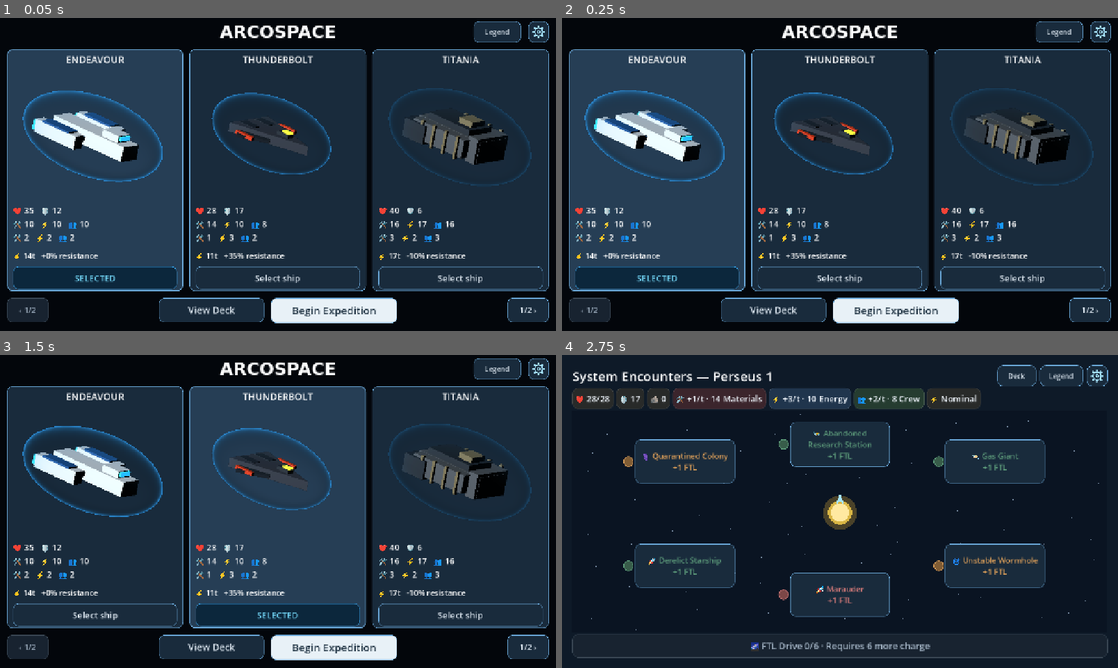
Above: before the commit, frames 1-4 (two rows, left to right).
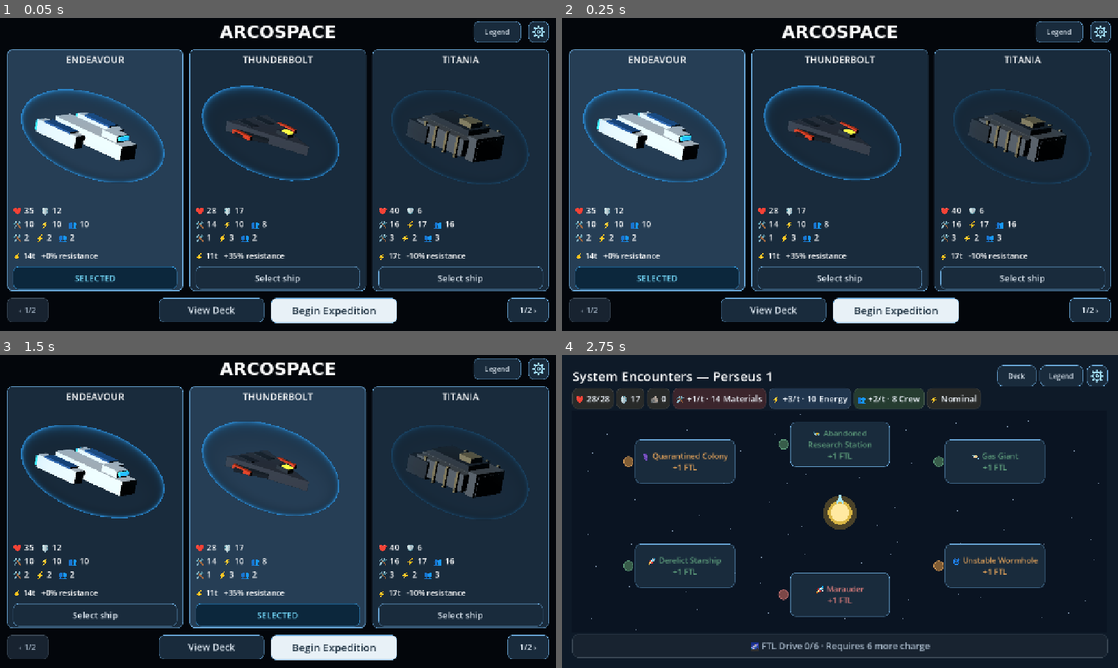
Above: after the commit, the same moments.

Repository: RPGMaster2000/arcospace
Game: Godot game, scene res://scenes/battle_setup.tscn
Same seed, same stepped clock (60 frames per second), same inputs: the game is played once before the commit and once after it. Sound files missing from this copy of the repository are replaced by a short silence.
Inputs:
- Up to frame 1 (0.05 s): no input
- Up to frame 2 (0.25 s): no input
- Up to frame 3 (1.5 s): click "SELECTED" at 0.5 s; click "Select ship" at 1.25 s
- Up to frame 4 (2.75 s): click "Begin Expedition" at 2 s

The runs differ from the first frame. In frame 1, 3.0% of the frame differs, in the area x 3-96%, y 21-54%; in frame 2, 3.1%; in frame 3, 2.9%; in frame 4, nothing differs.

Commit message:
Normalize combat shield footprints and keep ship geometry enclosed

Diff:
--- a/scenes/battlefield_3d.tscn
+++ b/scenes/battlefield_3d.tscn
@@ -66,10 +66,10 @@
 shadow_enabled = false
 
 [node name="PlayerShip" parent="." unique_id=2061140808 instance=ExtResource("Ship")]
-transform = Transform3D(1, 0, 0, 0, 1, 0, 0, 0, 1, -2.83, -0.24, 0)
+transform = Transform3D(1.09787035, 0, 0, 0, 1.09787035, 0, 0, 0, 1.09787035, -2.82999992, -0.239999995, 0)
 
 [node name="Body" parent="PlayerShip" index="0"]
-transform = Transform3D(0.99680173, 0.07991469, 0, -0.07506968, 0.93636835, -0.3428978, -0.02740257, 0.34180114, 0.9393727, 0, 0, 0)
+transform = Transform3D(0.813471258, 0.065216884, 0, -0.0612629615, 0.764152706, -0.279832482, -0.0223627258, 0.278937519, 0.766604483, 0, -0.022759743, 0)
 
 [node name="OmniLight3D" type="OmniLight3D" parent="PlayerShip/Body" index="0" unique_id=634081639]
 transform = Transform3D(0.8368925, 0.5287812, -0.14142606, -0.1681116, 0.49419263, 0.85294306, 0.520912, -0.69004637, 0.50248045, -1.562109, -0.05129224, -0.026351418)
@@ -90,10 +90,10 @@
 transform = Transform3D(2.346569, 0.053582806, 0, -0.12693506, 0.99055177, 0, 0, 0, 1.671, 0, -0.12374891, 0)
 
 [node name="EnemyShip" parent="." unique_id=2100820454 instance=ExtResource("Ship")]
-transform = Transform3D(-1, 0, -8.742278e-08, 0, 1, 0, 8.742278e-08, 0, -1, 3.8274782, -0.24, 0)
+transform = Transform3D(-1.0961628, 0, -1.65515985e-07, 0, 1.0961628, 0, 1.65515985e-07, 0, -1.0961628, 3.82747817, -0.239999995, 0)
 
 [node name="Body" parent="EnemyShip" index="0"]
-transform = Transform3D(0.9968017, 0.079914734, 3.3954919e-09, -0.076155856, 0.9499159, 0.30308396, 0.024220878, -0.30211458, 0.9529637, 0, 0, 0)
+transform = Transform3D(0.635182738, 0.0509233288, 2.16367813e-09, -0.0485280938, 0.605306149, 0.193131402, 0.0154340472, -0.192513689, 0.607248306, 0, -0.0273872241, 0)
 
 [node name="Hull" parent="EnemyShip/Body" index="0"]
 material_override = SubResource("EnemyMaterial")
--- a/scenes/battlefield_asteroid_belt.tscn
+++ b/scenes/battlefield_asteroid_belt.tscn
@@ -78,10 +78,10 @@
 shadow_enabled = false
 
 [node name="PlayerShip" parent="." unique_id=2061140808 instance=ExtResource("Ship")]
-transform = Transform3D(1, 0, 0, 0, 1, 0, 0, 0, 1, -2.83, -0.24, 0)
+transform = Transform3D(1.09787035, 0, 0, 0, 1.09787035, 0, 0, 0, 1.09787035, -2.82999992, -0.239999995, 0)
 
 [node name="Body" parent="PlayerShip" index="0"]
-transform = Transform3D(0.99680173, 0.07991469, 0, -0.07506968, 0.93636835, -0.3428978, -0.02740257, 0.34180114, 0.9393727, 0, 0, 0)
+transform = Transform3D(0.813471258, 0.065216884, 0, -0.0612629615, 0.764152706, -0.279832482, -0.0223627258, 0.278937519, 0.766604483, 0, -0.022759743, 0)
 
 [node name="OmniLight3D" type="OmniLight3D" parent="PlayerShip/Body" index="0" unique_id=634081639]
 transform = Transform3D(0.8368925, 0.5287812, -0.14142606, -0.1681116, 0.49419263, 0.85294306, 0.520912, -0.69004637, 0.50248045, -1.562109, -0.05129224, -0.026351418)
@@ -102,10 +102,10 @@
 transform = Transform3D(2.346569, 0.053582806, 0, -0.12693506, 0.99055177, 0, 0, 0, 1.671, 0, -0.12374891, 0)
 
 [node name="EnemyShip" parent="." unique_id=2100820454 instance=ExtResource("Ship")]
-transform = Transform3D(-1, 0, -8.742278e-08, 0, 1, 0, 8.742278e-08, 0, -1, 3.8274782, -0.24, 0)
+transform = Transform3D(-1.0961628, 0, -1.65515985e-07, 0, 1.0961628, 0, 1.65515985e-07, 0, -1.0961628, 3.82747817, -0.239999995, 0)
 
 [node name="Body" parent="EnemyShip" index="0"]
-transform = Transform3D(0.9968017, 0.079914734, 3.3954919e-09, -0.076155856, 0.9499159, 0.30308396, 0.024220878, -0.30211458, 0.9529637, 0, 0, 0)
+transform = Transform3D(0.635182738, 0.0509233288, 2.16367813e-09, -0.0485280938, 0.605306149, 0.193131402, 0.0154340472, -0.192513689, 0.607248306, 0, -0.0273872241, 0)
 
 [node name="Hull" parent="EnemyShip/Body" index="0"]
 material_override = SubResource("EnemyMaterial")
--- a/scenes/battlefield_ion_storm.tscn
+++ b/scenes/battlefield_ion_storm.tscn
@@ -66,10 +66,10 @@
 shadow_enabled = false
 
 [node name="PlayerShip" parent="." unique_id=2061140808 instance=ExtResource("Ship")]
-transform = Transform3D(1, 0, 0, 0, 1, 0, 0, 0, 1, -2.83, -0.24, 0)
+transform = Transform3D(1.09787035, 0, 0, 0, 1.09787035, 0, 0, 0, 1.09787035, -2.82999992, -0.239999995, 0)
 
 [node name="Body" parent="PlayerShip" index="0"]
-transform = Transform3D(0.99680173, 0.07991469, 0, -0.07506968, 0.93636835, -0.3428978, -0.02740257, 0.34180114, 0.9393727, 0, 0, 0)
+transform = Transform3D(0.813471258, 0.065216884, 0, -0.0612629615, 0.764152706, -0.279832482, -0.0223627258, 0.278937519, 0.766604483, 0, -0.022759743, 0)
 
 [node name="OmniLight3D" type="OmniLight3D" parent="PlayerShip/Body" index="0" unique_id=634081639]
 transform = Transform3D(0.8368925, 0.5287812, -0.14142606, -0.1681116, 0.49419263, 0.85294306, 0.520912, -0.69004637, 0.50248045, -1.562109, -0.05129224, -0.026351418)
@@ -90,10 +90,10 @@
 transform = Transform3D(2.346569, 0.053582806, 0, -0.12693506, 0.99055177, 0, 0, 0, 1.671, 0, -0.12374891, 0)
 
 [node name="EnemyShip" parent="." unique_id=2100820454 instance=ExtResource("Ship")]
-transform = Transform3D(-1, 0, -8.742278e-08, 0, 1, 0, 8.742278e-08, 0, -1, 3.8274782, -0.24, 0)
+transform = Transform3D(-1.0961628, 0, -1.65515985e-07, 0, 1.0961628, 0, 1.65515985e-07, 0, -1.0961628, 3.82747817, -0.239999995, 0)
 
 [node name="Body" parent="EnemyShip" index="0"]
-transform = Transform3D(0.9968017, 0.079914734, 3.3954919e-09, -0.076155856, 0.9499159, 0.30308396, 0.024220878, -0.30211458, 0.9529637, 0, 0, 0)
+transform = Transform3D(0.635182738, 0.0509233288, 2.16367813e-09, -0.0485280938, 0.605306149, 0.193131402, 0.0154340472, -0.192513689, 0.607248306, 0, -0.0273872241, 0)
 
 [node name="Hull" parent="EnemyShip/Body" index="0"]
 material_override = SubResource("EnemyMaterial")
--- a/scenes/battlefield_nebula.tscn
+++ b/scenes/battlefield_nebula.tscn
@@ -66,10 +66,10 @@
 shadow_enabled = false
 
 [node name="PlayerShip" parent="." unique_id=2061140808 instance=ExtResource("Ship")]
-transform = Transform3D(1, 0, 0, 0, 1, 0, 0, 0, 1, -2.83, -0.24, 0)
+transform = Transform3D(1.09787035, 0, 0, 0, 1.09787035, 0, 0, 0, 1.09787035, -2.82999992, -0.239999995, 0)
 
 [node name="Body" parent="PlayerShip" index="0"]
-transform = Transform3D(0.99680173, 0.07991469, 0, -0.07506968, 0.93636835, -0.3428978, -0.02740257, 0.34180114, 0.9393727, 0, 0, 0)
+transform = Transform3D(0.813471258, 0.065216884, 0, -0.0612629615, 0.764152706, -0.279832482, -0.0223627258, 0.278937519, 0.766604483, 0, -0.022759743, 0)
 
 [node name="OmniLight3D" type="OmniLight3D" parent="PlayerShip/Body" index="0" unique_id=634081639]
 transform = Transform3D(0.8368925, 0.5287812, -0.14142606, -0.1681116, 0.49419263, 0.85294306, 0.520912, -0.69004637, 0.50248045, -1.562109, -0.05129224, -0.026351418)
@@ -90,10 +90,10 @@
 transform = Transform3D(2.346569, 0.053582806, 0, -0.12693506, 0.99055177, 0, 0, 0, 1.671, 0, -0.12374891, 0)
 
 [node name="EnemyShip" parent="." unique_id=2100820454 instance=ExtResource("Ship")]
-transform = Transform3D(-1, 0, -8.742278e-08, 0, 1, 0, 8.742278e-08, 0, -1, 3.8274782, -0.24, 0)
+transform = Transform3D(-1.0961628, 0, -1.65515985e-07, 0, 1.0961628, 0, 1.65515985e-07, 0, -1.0961628, 3.82747817, -0.239999995, 0)
 
 [node name="Body" parent="EnemyShip" index="0"]
-transform = Transform3D(0.9968017, 0.079914734, 3.3954919e-09, -0.076155856, 0.9499159, 0.30308396, 0.024220878, -0.30211458, 0.9529637, 0, 0, 0)
+transform = Transform3D(0.635182738, 0.0509233288, 2.16367813e-09, -0.0485280938, 0.605306149, 0.193131402, 0.0154340472, -0.192513689, 0.607248306, 0, -0.0273872241, 0)
 
 [node name="Hull" parent="EnemyShip/Body" index="0"]
 material_override = SubResource("EnemyMaterial")
--- a/scenes/battlefield_planetary_orbit.tscn
+++ b/scenes/battlefield_planetary_orbit.tscn
@@ -80,10 +80,10 @@
 shadow_enabled = false
 
 [node name="PlayerShip" parent="." unique_id=2061140808 instance=ExtResource("Ship")]
-transform = Transform3D(1, 0, 0, 0, 1, 0, 0, 0, 1, -2.83, -0.24, 0)
+transform = Transform3D(1.09787035, 0, 0, 0, 1.09787035, 0, 0, 0, 1.09787035, -2.82999992, -0.239999995, 0)
 
 [node name="Body" parent="PlayerShip" index="0"]
-transform = Transform3D(0.99680173, 0.07991469, 0, -0.07506968, 0.93636835, -0.3428978, -0.02740257, 0.34180114, 0.9393727, 0, 0, 0)
+transform = Transform3D(0.813471258, 0.065216884, 0, -0.0612629615, 0.764152706, -0.279832482, -0.0223627258, 0.278937519, 0.766604483, 0, -0.022759743, 0)
 
 [node name="OmniLight3D" type="OmniLight3D" parent="PlayerShip/Body" index="0" unique_id=634081639]
 transform = Transform3D(0.8368925, 0.5287812, -0.14142606, -0.1681116, 0.49419263, 0.85294306, 0.520912, -0.69004637, 0.50248045, -1.562109, -0.05129224, -0.026351418)
@@ -104,10 +104,10 @@
 transform = Transform3D(2.346569, 0.053582806, 0, -0.12693506, 0.99055177, 0, 0, 0, 1.671, 0, -0.12374891, 0)
 
 [node name="EnemyShip" parent="." unique_id=2100820454 instance=ExtResource("Ship")]
-transform = Transform3D(-1, 0, -8.742278e-08, 0, 1, 0, 8.742278e-08, 0, -1, 3.8274782, -0.24, 0)
+transform = Transform3D(-1.0961628, 0, -1.65515985e-07, 0, 1.0961628, 0, 1.65515985e-07, 0, -1.0961628, 3.82747817, -0.239999995, 0)
 
 [node name="Body" parent="EnemyShip" index="0"]
-transform = Transform3D(0.9968017, 0.079914734, 3.3954919e-09, -0.076155856, 0.9499159, 0.30308396, 0.024220878, -0.30211458, 0.9529637, 0, 0, 0)
+transform = Transform3D(0.635182738, 0.0509233288, 2.16367813e-09, -0.0485280938, 0.605306149, 0.193131402, 0.0154340472, -0.192513689, 0.607248306, 0, -0.0273872241, 0)
 
 [node name="Hull" parent="EnemyShip/Body" index="0"]
 material_override = SubResource("EnemyMaterial")
--- a/scenes/battlefield_solar_flare.tscn
+++ b/scenes/battlefield_solar_flare.tscn
@@ -61,10 +61,10 @@
 shadow_enabled = false
 
 [node name="PlayerShip" parent="." unique_id=2061140808 instance=ExtResource("Ship")]
-transform = Transform3D(1, 0, 0, 0, 1, 0, 0, 0, 1, -2.83, -0.24, 0)
+transform = Transform3D(1.09787035, 0, 0, 0, 1.09787035, 0, 0, 0, 1.09787035, -2.82999992, -0.239999995, 0)
 
 [node name="Body" parent="PlayerShip" index="0"]
-transform = Transform3D(0.99680173, 0.07991469, 0, -0.07506968, 0.93636835, -0.3428978, -0.02740257, 0.34180114, 0.9393727, 0, 0, 0)
+transform = Transform3D(0.813471258, 0.065216884, 0, -0.0612629615, 0.764152706, -0.279832482, -0.0223627258, 0.278937519, 0.766604483, 0, -0.022759743, 0)
 
 [node name="OmniLight3D" type="OmniLight3D" parent="PlayerShip/Body" index="0" unique_id=634081639]
 transform = Transform3D(0.8368925, 0.5287812, -0.14142606, -0.1681116, 0.49419263, 0.85294306, 0.520912, -0.69004637, 0.50248045, -1.562109, -0.05129224, -0.026351418)
@@ -85,10 +85,10 @@
 transform = Transform3D(2.346569, 0.053582806, 0, -0.12693506, 0.99055177, 0, 0, 0, 1.671, 0, -0.12374891, 0)
 
 [node name="EnemyShip" parent="." unique_id=2100820454 instance=ExtResource("Ship")]
-transform = Transform3D(-1, 0, -8.742278e-08, 0, 1, 0, 8.742278e-08, 0, -1, 3.8274782, -0.24, 0)
+transform = Transform3D(-1.0961628, 0, -1.65515985e-07, 0, 1.0961628, 0, 1.65515985e-07, 0, -1.0961628, 3.82747817, -0.239999995, 0)
 
 [node name="Body" parent="EnemyShip" index="0"]
-transform = Transform3D(0.9968017, 0.079914734, 3.3954919e-09, -0.076155856, 0.9499159, 0.30308396, 0.024220878, -0.30211458, 0.9529637, 0, 0, 0)
+transform = Transform3D(0.635182738, 0.0509233288, 2.16367813e-09, -0.0485280938, 0.605306149, 0.193131402, 0.0154340472, -0.192513689, 0.607248306, 0, -0.0273872241, 0)
 
 [node name="Hull" parent="EnemyShip/Body" index="0"]
 material_override = SubResource("EnemyMaterial")
--- a/scenes/battlefield_temporal_rift.tscn
+++ b/scenes/battlefield_temporal_rift.tscn
@@ -68,7 +68,10 @@
 light_energy = 1.45
 
 [node name="PlayerShip" parent="." unique_id=2061140808 instance=ExtResource("Ship")]
-transform = Transform3D(1, 0, 0, 0, 1, 0, 0, 0, 1, -2.83, -0.24, 0)
+transform = Transform3D(1.09787035, 0, 0, 0, 1.09787035, 0, 0, 0, 1.09787035, -2.82999992, -0.239999995, 0)
+
+[node name="Body" parent="PlayerShip" index="0"]
+transform = Transform3D(0.813471258, 0.065216884, 0, -0.0612629615, 0.764152706, -0.279832482, -0.0223627258, 0.278937519, 0.766604483, 0, -0.022759743, 0)
 
 [node name="OmniLight3D" type="OmniLight3D" parent="PlayerShip/Body" parent_id_path=PackedInt32Array(2061140808, 1987582970) index="0" unique_id=634081639]
 transform = Transform3D(0.8368925, 0.5287812, -0.14142606, -0.1681116, 0.49419263, 0.85294306, 0.520912, -0.69004637, 0.50248045, -1.562109, -0.05129224, -0.026351418)
@@ -86,10 +89,10 @@
 transform = Transform3D(2.346569, 0.053582806, 0, -0.12693506, 0.99055177, 0, 0, 0, 1.671, 0, -0.12374891, 0)
 
 [node name="EnemyShip" parent="." unique_id=2100820454 instance=ExtResource("Ship")]
-transform = Transform3D(-1, 0, -8.742278e-08, 0, 1, 0, 8.742278e-08, 0, -1, 3.8274782, -0.24, 0)
+transform = Transform3D(-1.0961628, 0, -1.65515985e-07, 0, 1.0961628, 0, 1.65515985e-07, 0, -1.0961628, 3.82747817, -0.239999995, 0)
 
 [node name="Body" parent="EnemyShip" index="0" unique_id=1987582970]
-transform = Transform3D(0.9968017, 0.079914734, 3.3954919e-09, -0.076155856, 0.9499159, 0.30308396, 0.024220878, -0.30211458, 0.9529637, 0, 0, 0)
+transform = Transform3D(0.635182738, 0.0509233288, 2.16367813e-09, -0.0485280938, 0.605306149, 0.193131402, 0.0154340472, -0.192513689, 0.607248306, 0, -0.0273872241, 0)
 
 [node name="Hull" parent="EnemyShip/Body" index="0" unique_id=148778120]
 material_override = SubResource("EnemyMaterial")
--- a/scenes/ships/axiom_7.tscn
+++ b/scenes/ships/axiom_7.tscn
@@ -71,11 +71,12 @@
 rings = 16
 
 [node name="Ship" type="Node3D" unique_id=1954994508]
+transform = Transform3D(0.97568953, 0, 0, 0, 0.97568953, 0, 0, 0, 0.97568953, 0, 0, 0)
 script = ExtResource("1")
 pointed_hull = true
 
 [node name="Body" type="Node3D" parent="." unique_id=954770767]
-transform = Transform3D(0.99680173, -0.07991469, 0, 0.07506968, 0.93636835, 0.3428978, -0.02740257, -0.34180114, 0.9393727, 0, 0, 0)
+transform = Transform3D(0.768495381, -0.0616111159, 0, 0.0578758046, 0.721903563, 0.264360875, -0.0211263169, -0.263515383, 0.724219859, -0.0445586592, 0, 0)
 
 [node name="Details" type="Node3D" parent="Body" unique_id=408845663]
 
--- a/scenes/ships/callisto.tscn
+++ b/scenes/ships/callisto.tscn
@@ -117,10 +117,11 @@
 rings = 16
 
 [node name="Ship" type="Node3D" unique_id=1108647171]
+transform = Transform3D(1.0660485, 0, 0, 0, 1.0660485, 0, 0, 0, 1.0660485, 0, 0, 0)
 script = ExtResource("Controller")
 
 [node name="Body" type="Node3D" parent="." unique_id=1129343369]
-transform = Transform3D(0.99680173, -0.07991469, 0, 0.07506968, 0.93636835, 0.3428978, -0.02740257, -0.34180114, 0.9393727, 0, 0, 0)
+transform = Transform3D(0.956470549, -0.0766812935, 0, 0.0720323175, 0.898482323, 0.329023957, -0.0262938458, -0.327971667, 0.901365161, -0.00464830548, 0, 0)
 
 [node name="Details" type="Node3D" parent="Body" unique_id=594454132]
 
--- a/scenes/ships/endeavour.tscn
+++ b/scenes/ships/endeavour.tscn
@@ -90,10 +90,11 @@
 rings = 16
 
 [node name="Ship" type="Node3D" unique_id=21478598]
+transform = Transform3D(1.0246681, 0, 0, 0, 1.0246681, 0, 0, 0, 1.0246681, 0, 0, 0)
 script = ExtResource("Controller")
 
 [node name="Body" type="Node3D" parent="." unique_id=821551314]
-transform = Transform3D(0.99680173, -0.07991469, 0, 0.07506968, 0.93636835, 0.3428978, -0.02740257, -0.34180114, 0.9393727, 0, 0, 0)
+transform = Transform3D(0.931884587, -0.0747102052, 0, 0.0701807365, 0.875386894, 0.320566416, -0.0256179646, -0.319541186, 0.878195643, -0.00660792738, 0, 0)
 
 [node name="Details" type="Node3D" parent="Body" unique_id=1173936600]
 
--- a/scenes/ships/ganymede.tscn
+++ b/scenes/ships/ganymede.tscn
@@ -132,6 +132,7 @@
 rings = 16
 
 [node name="Ship" type="Node3D" unique_id=151611971]
+transform = Transform3D(0.930374086, 0, 0, 0, 0.930374086, 0, 0, 0, 0.930374086, 0, 0, 0)
 script = ExtResource("Controller")
 
 [node name="Body" type="Node3D" parent="." unique_id=991260896]
--- a/scenes/ships/hollow_choir.tscn
+++ b/scenes/ships/hollow_choir.tscn
@@ -110,10 +110,11 @@
 rings = 16
 
 [node name="Ship" type="Node3D" unique_id=233137012]
+transform = Transform3D(0.958545148, 0, 0, 0, 0.958545148, 0, 0, 0, 0.958545148, 0, 0, 0)
 script = ExtResource("1")
 
 [node name="Body" type="Node3D" parent="." unique_id=127587219]
-transform = Transform3D(0.99680173, -0.07991469, 0, 0.07506968, 0.93636835, 0.3428978, -0.02740257, -0.34180114, 0.9393727, 0, 0, 0)
+transform = Transform3D(0.852880478, -0.0683763623, 0, 0.0642308965, 0.801172674, 0.293389171, -0.0234461054, -0.292450845, 0.803743243, -0.0152089149, 0, 0)
 
 [node name="Details" type="Node3D" parent="Body" unique_id=1852536924]
 
--- a/scenes/ships/marauder_vanguard.tscn
+++ b/scenes/ships/marauder_vanguard.tscn
@@ -120,10 +120,11 @@
 rings = 16
 
 [node name="Ship" type="Node3D" unique_id=949643667]
+transform = Transform3D(0.918374598, 0, 0, 0, 0.918374598, 0, 0, 0, 0.918374598, 0, 0, 0)
 script = ExtResource("Controller")
 
 [node name="Body" type="Node3D" parent="." unique_id=1892618092]
-transform = Transform3D(0.99680173, -0.07991469, 0, 0.07506968, 0.93636835, 0.3428978, -0.02740257, -0.34180114, 0.9393727, 0, 0, 0)
+transform = Transform3D(0.860729337, -0.069005616, 0, 0.0648219958, 0.808545649, 0.296089172, -0.0236618724, -0.295142204, 0.811139882, 0, 0.0196121186, -0.00137393363)
 
 [node name="Details" type="Node3D" parent="Body" unique_id=1735753314]
 
--- a/scenes/ships/orion.tscn
+++ b/scenes/ships/orion.tscn
@@ -144,10 +144,11 @@
 rings = 16
 
 [node name="Ship" type="Node3D" unique_id=1675767874]
+transform = Transform3D(0.968283892, 0, 0, 0, 0.968283892, 0, 0, 0, 0.968283892, 0, 0, 0)
 script = ExtResource("Controller")
 
 [node name="Body" type="Node3D" parent="." unique_id=637243446]
-transform = Transform3D(0.99680173, -0.07991469, 0, 0.07506968, 0.93636835, 0.3428978, -0.02740257, -0.34180114, 0.9393727, 0, 0, 0)
+transform = Transform3D(0.900304198, -0.0721783787, 0, 0.0678023994, 0.845721245, 0.309702843, -0.0247498062, -0.308712363, 0.848434746, 0, 0.0206788629, -0.00720297545)
 
 [node name="Details" type="Node3D" parent="Body" unique_id=1688338557]
 
--- a/scenes/ships/rustjack.tscn
+++ b/scenes/ships/rustjack.tscn
@@ -74,10 +74,11 @@
 rings = 16
 
 [node name="Ship" type="Node3D" unique_id=1533693685]
+transform = Transform3D(0.950841129, 0, 0, 0, 0.950841129, 0, 0, 0, 0.950841129, 0, 0, 0)
 script = ExtResource("1")
 
 [node name="Body" type="Node3D" parent="." unique_id=1355455345]
-transform = Transform3D(0.99680173, -0.07991469, 0, 0.07506968, 0.93636835, 0.3428978, -0.02740257, -0.34180114, 0.9393727, 0, 0, 0)
+transform = Transform3D(0.890297174, -0.0713761002, 0, 0.0670487657, 0.836320877, 0.306260437, -0.0244747084, -0.305280954, 0.839004219, 0, 0.0169801265, 0.00751174241)
 
 [node name="Details" type="Node3D" parent="Body" unique_id=2111810936]
 
--- a/scenes/ships/sentinel_dreadnought.tscn
+++ b/scenes/ships/sentinel_dreadnought.tscn
@@ -153,6 +153,7 @@
 rings = 16
 
 [node name="Ship" type="Node3D" unique_id=1074605231]
+transform = Transform3D(0.775150716, 0, 0, 0, 0.775150716, 0, 0, 0, 0.775150716, 0, 0, 0)
 script = ExtResource("Controller")
 
 [node name="Body" type="Node3D" parent="." unique_id=1298712051]
--- a/scenes/ships/thunderbolt.tscn
+++ b/scenes/ships/thunderbolt.tscn
@@ -97,11 +97,11 @@
 rings = 16
 
 [node name="Ship" type="Node3D" unique_id=506708994]
-transform = Transform3D(0.76, 0, 0, 0, 0.76, 0, 0, 0, 0.76, 0, 0, 0)
+transform = Transform3D(0.878531396, 0, 0, 0, 0.878531396, 0, 0, 0, 0.878531396, 0, 0, 0)
 script = ExtResource("Controller")
 
 [node name="Body" type="Node3D" parent="." unique_id=863731346]
-transform = Transform3D(0.99680173, -0.07991469, 0, 0.07506968, 0.93636835, 0.3428978, -0.02740257, -0.34180114, 0.9393727, 0, 0, 0)
+transform = Transform3D(0.900388658, -0.0721851438, 0, 0.0678087622, 0.845800519, 0.309731901, -0.024752127, -0.308741301, 0.848514318, -0.0338380337, 0, 0)
 
 [node name="Details" type="Node3D" parent="Body" unique_id=906682080]
 
--- a/scenes/ships/titania.tscn
+++ b/scenes/ships/titania.tscn
@@ -124,11 +124,11 @@
 rings = 16
 
 [node name="Ship" type="Node3D" unique_id=1807005002]
-transform = Transform3D(0.885, 0, 0, 0, 0.885, 0, 0, 0, 0.885, 0, 0, 0)
+transform = Transform3D(0.854507387, 0, 0, 0, 0.854507387, 0, 0, 0, 0.854507387, 0, 0, 0)
 script = ExtResource("Controller")
 
 [node name="Body" type="Node3D" parent="." unique_id=510347615]
-transform = Transform3D(0.99680173, -0.07991469, 0, 0.07506968, 0.93636835, 0.3428978, -0.02740257, -0.34180114, 0.9393727, 0, 0, 0)
+transform = Transform3D(0.958895206, -0.0768756792, 0, 0.0722149163, 0.900759935, 0.329858035, -0.0263605006, -0.328803062, 0.903650105, -0.00129518658, 0, 0)
 
 [node name="Details" type="Node3D" parent="Body" unique_id=31100434]
 
--- a/scripts/board_3d.gd
+++ b/scripts/board_3d.gd
@@ -62,7 +62,10 @@
 			old.free()
 			var model = data.model_scene.instantiate()
 			model.name = pair[0]
-			model.transform = location
+			# Arena instances supply pose; the model supplies its authored size.
+			# Strip fallback scaling so it is not multiplied into a custom model.
+			location.basis = location.basis.orthonormalized()
+			model.transform = location * model.transform
 			battlefield.add_child(model)
 	viewport.add_child(battlefield)
 
--- /dev/null
+++ b/tests/shield_fit_test.gd
@@ -0,0 +1,78 @@
+extends SceneTree
+# Check combat-time authored scales, conservative geometry enclosure (including hit
+# movement), projected footprint and camera margins for every model/arena/ratio.
+const Ships = preload("res://scripts/ships/ship_library.gd")
+const Board3D = preload("res://scenes/board_3d.tscn")
+var checks := 0
+var failures := 0
+func _initialize(): call_deferred("run")
+func check(value: bool, message: String):
+ checks += 1
+ if not value:
+  failures += 1
+  push_error(message)
+func inspect(model: Node3D, camera: Camera3D, viewport: SubViewport):
+ var shield:MeshInstance3D=model.get_node("Shield")
+ var body:Node3D=model.get_node("Body")
+ var max_radius := 0.0
+ for part in body.find_children("*","MeshInstance3D",true,false):
+  if part.mesh == null: continue
+  for corner in range(8):
+   var point:Vector3=part.to_global(part.mesh.get_aabb().get_endpoint(corner))
+   for shake in [-0.08,0.08]:
+    var displaced:Vector3=point+model.global_basis*Vector3(0,shake,0)
+    max_radius=maxf(max_radius,shield.to_local(displaced).length())
+ check(max_radius<=0.901,"Geometry and hit movement remain inside shield: "+model.scene_file_path+" radius="+str(max_radius))
+ var basis:Basis=shield.global_basis
+ var right:Vector3=camera.global_basis.x
+ var up:Vector3=camera.global_basis.y
+ var width := 2*Vector3(right.dot(basis.x),right.dot(basis.y),right.dot(basis.z)).length()
+ var height := 2*Vector3(up.dot(basis.x),up.dot(basis.y),up.dot(basis.z)).length()
+ check(width >= 3.8 and width <= 4.65,"Comparable shield width: "+model.scene_file_path)
+ check(height >= 2.1 and height <= 2.6,"Comparable shield height: "+model.scene_file_path)
+ check(absf(width*height-9.89)<0.08,"Uniform projected footprint area: "+model.scene_file_path)
+ var visible:=Rect2(Vector2.ZERO,viewport.size)
+ for i in range(32):
+  var angle:=TAU*i/32.0
+  for j in range(17):
+   var polar:=PI*j/16.0
+   var point:=shield.to_global(Vector3(sin(polar)*cos(angle),cos(polar),sin(polar)*sin(angle)))
+   check(not camera.is_position_behind(point) and visible.has_point(camera.unproject_position(point)),"Shield fits viewscreen")
+func run():
+ var profiles:Array=[]
+ profiles.append_array(Ships.PLAYERS)
+ profiles.append_array(Ships.ENEMIES)
+ profiles.append(load("res://ships/enemy/marauder_vanguard.tres"))
+ profiles.append(load("res://ships/enemy/sentinel_dreadnought.tres"))
+ var render := DisplayServer.get_name() != "headless"
+ for index in range(profiles.size()):
+  var profile:Resource=profiles[index]
+  # One rendered comparison per profile; geometry validation covers every arena.
+  for field in range(7 if not render else 1):
+   var view=Board3D.instantiate()
+   view.setup_settings={"player_ship":index%6,"enemy_data":profile,"modifier":field if field<6 else 0}
+   if field==6:
+    view.normal_battlefield=load("res://scenes/battlefield_planetary_orbit.tscn")
+   view.get_node("BattleEffects").enabled=false
+   view.get_node("ModifierDisplay").cinematic_enabled=false
+   root.size=Vector2i(1280,720)
+   root.add_child(view)
+   view.enemy_timer.stop()
+   for dims in [Vector2i(1280,720),Vector2i(1560,720),Vector2i(1680,720)]:
+    root.size=dims
+    for frame in range(3):await process_frame
+    view.enemy_timer.stop()
+    var viewport:SubViewport=view.get_node("BattleView/Viewport")
+    var field_node:Node3D=viewport.get_node("Battlefield")
+    var camera:Camera3D=field_node.get_node("Camera3D")
+    for side in ["PlayerShip","EnemyShip"]:
+     var model:Node3D=field_node.get_node(side)
+     model.set_process(false)
+     inspect(model,camera,viewport)
+    if render:
+     await RenderingServer.frame_post_draw
+     DirAccess.make_dir_recursive_absolute("res://.godot/testlogs")
+     root.get_texture().get_image().save_png("res://.godot/testlogs/shield-fit-%02d-%d.png"%[index,dims.x])
+   view.free()
+ print("Shield fit: %d checks, %d failures"%[checks,failures])
+ quit(1 if failures else 0)
Binary file added: docs/images/shield-uniformity.jpg
Not shown, added: docs/shield_uniformity.md
